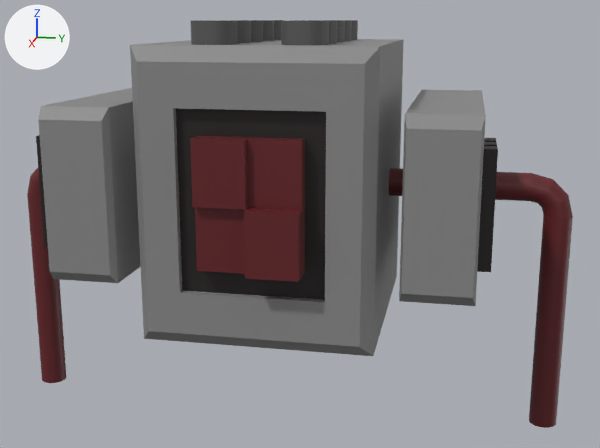
The Blender file Blender/AC.blend: old version first, new version second.
The view is the same before and after, from a camera (50 mm lens) standing at (6.02, 1.33, 1.15) and looking at (-0.03, 0.12, -0.36). Arrows for +X, +Y and +Z are at upper left; the lights stay in place. The older version comes first.

Names of what the first picture shows: 'Cylinder.002', 'MainBody', 'SideBody.001', 'SideBody.002'.
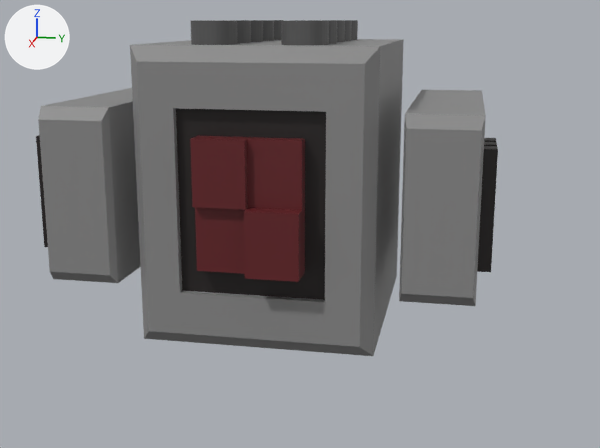
Changed parts and their boxes [x1, y1, x2, y2] in the pictures (600 x 448 px):
'Cylinder.002', hidden
    before: [27, 168, 573, 428]

The change, as a diff of the scene's bpy script:
```diff
--- a/Blender/AC.blend.py
+++ b/Blender/AC.blend.py
@@ ob_cylinder_002 @@
 ob_cylinder_002.location = (0.0, 0.0, 0.0)
+ob_cylinder_002.hide_set(True)  # its collection is switched off
```
